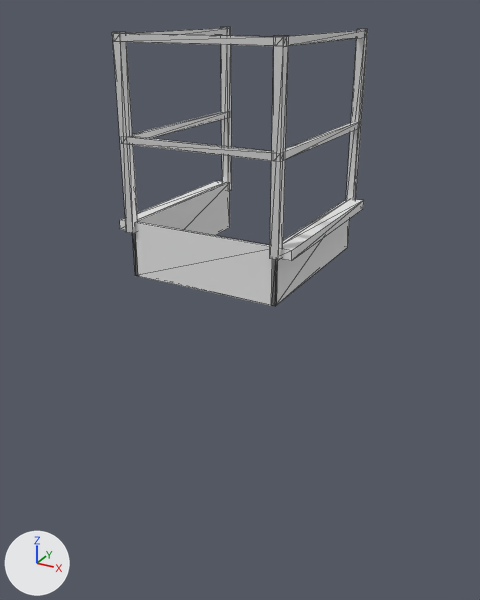
What one commit did to the glTF model models/cubeclysm/terrain/t_stairs_down_no_roof.glb.
Both versions are drawn from a 50 mm lens placed at (1.69, -3.17, 1.08), pointed at (-0.04, -0.02, -0.5). The axes (+X, +Y, +Z) are drawn at lower left. The lights are the same throughout. The picture after the commit comes second. Mesh edges are drawn as thin lines. Where no turn or scale is listed for an object, it has been applied to the vertices.

In view in the first picture: 'block_floor1', 'block_lining-1', 'block_lining-s', 'block_lining1', 'block_post-0.42,-0.5', 'block_post-0.42,0.5', 'block_post0.42,-0.5', 'block_post0.42,0.5', 'block_rail-e-0.475', 'block_rail-e-0.95', 'block_rail-s-0.475', 'block_rail-s-0.95' and 3 more.
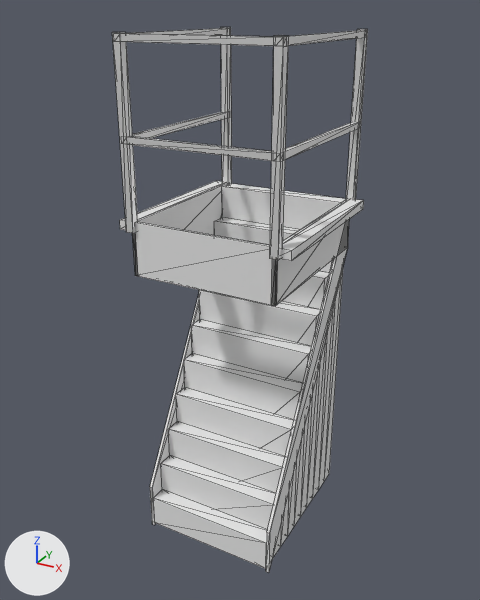
Where the change shows, as pixel boxes [x1, y1, x2, y2] in the pictures (480 x 600 px):
'block_down5', added
    after: [191, 319, 313, 516]
'block_down4', added
    after: [184, 353, 305, 526]
'block_down3', added
    after: [176, 387, 297, 535]
'block_down6', added
    after: [199, 290, 321, 507]
'block_down2', added
    after: [168, 421, 289, 546]
'block_down1', added
    after: [161, 455, 281, 558]
'block_down0', added
    after: [153, 489, 273, 569]
'block_down9', added
    after: [222, 183, 346, 481]
'block_dstringer1', added
    after: [266, 223, 349, 573]
'block_down8', added
    after: [214, 217, 336, 489]
'block_down7', added
    after: [282, 271, 330, 498]
'block_dstringer-1', added
    after: [150, 215, 222, 525]

What changed in the scene script:
```text
Add me_mesh_26:
    me_mesh_26.from_pydata([(0.4, -0.5, -1.67), (0.4, 0.5, 0.05), (0.4, -0.5, -1.97), (0.42, -0.5, -1.67), (0.4, 0.5, -0.25), (0.42, 0.5, -0.25), (0.42, 0.5, 0.05), (0.42, -0.5, -1.97)], [], [(0, 1, 2), (0, 2, 3), (0, 3, 1), (4, 1, 5), (4, 5, 2), (4, 2, 1), (6, 3, 5), (6, 5, 1), (6, 1, 3), (7, 2, 5), (7, 5, 3), (7, 3, 2)])
    me_mesh_26.materials.append(mat_cubeclysm)  # its picture is missing
Add me_mesh_25:
    me_mesh_25.from_pydata([(-0.42, -0.5, -1.67), (-0.42, 0.5, 0.05), (-0.42, -0.5, -1.97), (-0.4, -0.5, -1.67), (-0.42, 0.5, -0.25), (-0.4, 0.5, -0.25), (-0.4, 0.5, 0.05), (-0.4, -0.5, -1.97)], [], [(0, 1, 2), (0, 2, 3), (0, 3, 1), (4, 1, 5), (4, 5, 2), (4, 2, 1), (6, 3, 5), (6, 5, 1), (6, 1, 3), (7, 2, 5), (7, 5, 3), (7, 3, 2)])
    me_mesh_25.materials.append(mat_cubeclysm)  # its picture is missing
Add ob_block_dstringer1:
    ob_block_dstringer1 = bpy.data.objects.new('block_dstringer1', me_mesh_26)
    ob_block_dstringer1.location = (0.0, 0.0, 0.0)
Add ob_block_dstringer_1:
    ob_block_dstringer_1 = bpy.data.objects.new('block_dstringer-1', me_mesh_25)
    ob_block_dstringer_1.location = (0.0, 0.0, 0.0)
Add ob_block_down9:
    ob_block_down9 = bpy.data.objects.new('block_down9', me_mesh_24)  # a box spanning x -0.4..0.4, y 0.4..0.5, z -1.95..0.05; in mat_cubeclysm (its picture is missing)
    ob_block_down9.location = (0.0, 0.0, 0.0)
Add ob_block_down8:
    ob_block_down8 = bpy.data.objects.new('block_down8', me_mesh_23)  # a box spanning x -0.4..0.4, y 0.3..0.4, z -1.95..-0.15; in mat_cubeclysm (its picture is missing)
    ob_block_down8.location = (0.0, 0.0, 0.0)
Add ob_block_down7:
    ob_block_down7 = bpy.data.objects.new('block_down7', me_mesh_22)  # a box spanning x -0.4..0.4, y 0.2..0.3, z -1.95..-0.35; in mat_cubeclysm (its picture is missing)
    ob_block_down7.location = (0.0, 0.0, 0.0)
Add ob_block_down6:
    ob_block_down6 = bpy.data.objects.new('block_down6', me_mesh_21)  # a box spanning x -0.4..0.4, y 0.1..0.2, z -1.95..-0.554; in mat_cubeclysm (its picture is missing)
    ob_block_down6.location = (0.0, 0.0, 0.0)
Add ob_block_down5:
    ob_block_down5 = bpy.data.objects.new('block_down5', me_mesh_20)  # a box spanning x -0.4..0.4, y 0.0..0.1, z -1.95..-0.754; in mat_cubeclysm (its picture is missing)
    ob_block_down5.location = (0.0, 0.0, 0.0)
Add ob_block_down4:
    ob_block_down4 = bpy.data.objects.new('block_down4', me_mesh_19)  # a box spanning x -0.4..0.4, y -0.1..0.0, z -1.95..-0.954; in mat_cubeclysm (its picture is missing)
    ob_block_down4.location = (0.0, 0.0, 0.0)
Add ob_block_down3:
    ob_block_down3 = bpy.data.objects.new('block_down3', me_mesh_18)  # a box spanning x -0.4..0.4, y -0.2..-0.1, z -1.95..-1.154; in mat_cubeclysm (its picture is missing)
    ob_block_down3.location = (0.0, 0.0, 0.0)
Add ob_block_down2:
    ob_block_down2 = bpy.data.objects.new('block_down2', me_mesh_17)  # a box spanning x -0.4..0.4, y -0.3..-0.2, z -1.95..-1.354; in mat_cubeclysm (its picture is missing)
    ob_block_down2.location = (0.0, 0.0, 0.0)
Add ob_block_down1:
    ob_block_down1 = bpy.data.objects.new('block_down1', me_mesh_16)  # a box spanning x -0.4..0.4, y -0.4..-0.3, z -1.95..-1.554; in mat_cubeclysm (its picture is missing)
    ob_block_down1.location = (0.0, 0.0, 0.0)
Add ob_block_down0:
    ob_block_down0 = bpy.data.objects.new('block_down0', me_mesh_15)  # a box spanning x -0.4..0.4, y -0.5..-0.4, z -1.95..-1.754; in mat_cubeclysm (its picture is missing)
    ob_block_down0.location = (0.0, 0.0, 0.0)
```
